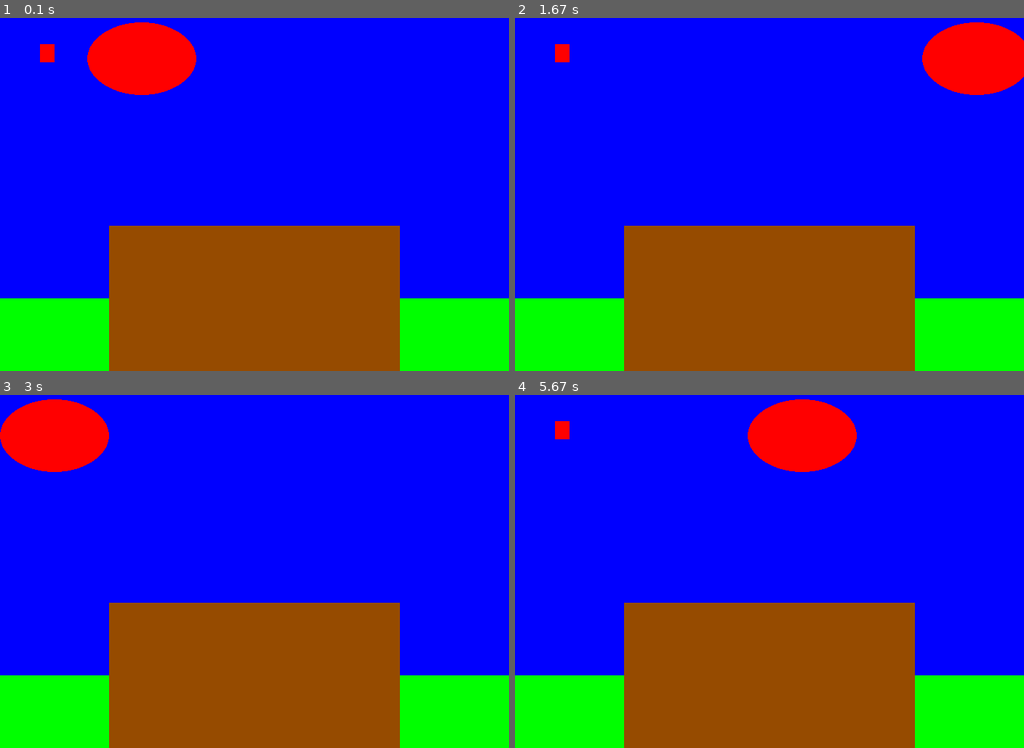
Above: before the commit, frames 1-4 (two rows, left to right).
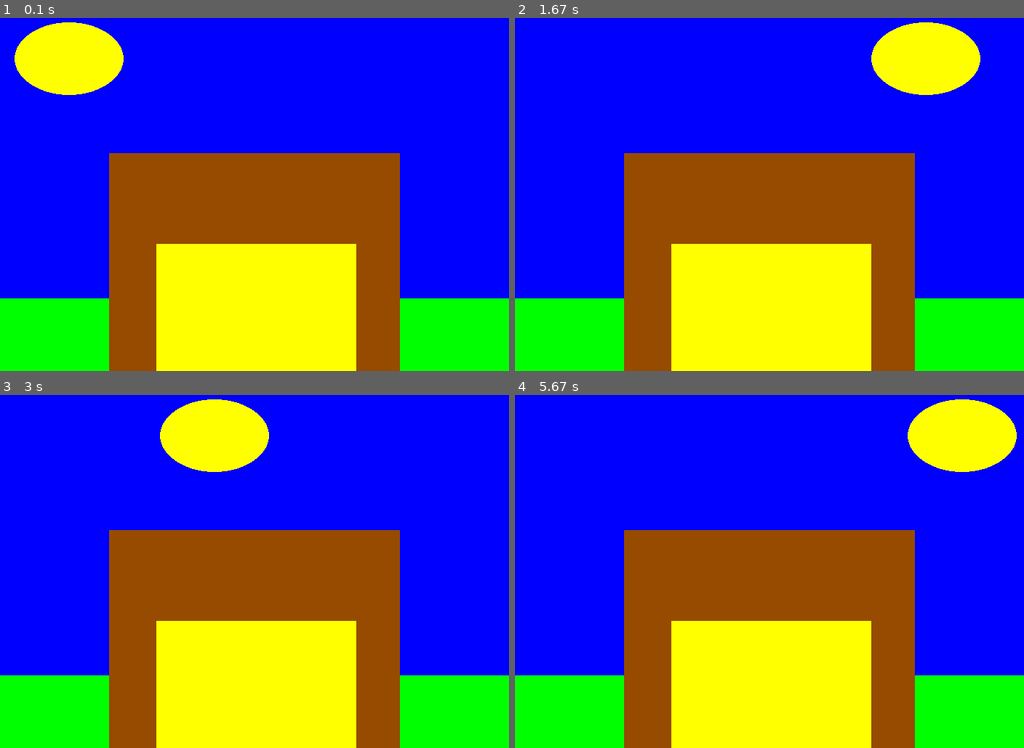
Above: after the commit, the same moments.

Repository: Sneebog/2023-Baldrey
Game: pygame game, started from pygamestart.py
The game is run twice, just before and just after one commit, with the same random seed, the same clock (stepped at 60 frames per second) and the same inputs.
Inputs:
- Up to frame 1 (0.1 s): no input
- Up to frame 2 (1.67 s): no input
- Up to frame 3 (3 s): no input
- Up to frame 4 (5.67 s): no input

The runs differ from the first frame. In frame 1, 32% of the frame differs, in the area x 2-79%, y 1-100%; in frame 2, 31%; in frame 3, 33%; in frame 4, 33%, in the area x 7-99%, y 1-100%.

Commit message:
Update pygamestart.py

Diff:
--- a/pygamestart.py
+++ b/pygamestart.py
@@ -8,13 +8,14 @@
 RED = (255, 0, 0)
 BLUE = (0, 0, 255)
 BROWN = (150, 75, 00)
+YELLOW = (255, 255, 00)
 pygame.init()
 x = 0
-
 # Set the width and height of the screen [width, height]
 size = (700, 500)
 screen = pygame.display.set_mode(size)
-
+xoffset = 5
+yoffset = 5
 pygame.display.set_caption("My Game")
 
 # Loop until the user clicks the close button.
@@ -42,14 +43,14 @@
     screen.fill(BLUE)
 
     # --- Drawing code should go here
-    if x < 700:
-        x += 20
-    else:
-        x = 0
+    x -= xoffset
+    if x < 0 or x > 550:
+        xoffset = xoffset * -1
+
     pygame.draw.rect(screen, GREEN, [0, 400, 700, 200 ])
-    pygame.draw.rect(screen,  BROWN, [150, 300, 400, 200], 0)
-    pygame.draw.rect(screen, RED, [55, 50, 20, 25], 0)
-    pygame.draw.ellipse(screen, RED, [x,20,150,100], 0)
+    pygame.draw.rect(screen,  BROWN, [150, 200, 400, 400], 0)
+    pygame.draw.rect(screen, YELLOW, [215, 325, 275, 400])
+    pygame.draw.ellipse(screen, YELLOW, [x,20,150,100], 0)
     # --- Go ahead and update the screen with what we've drawn.
     pygame.display.flip()
 
